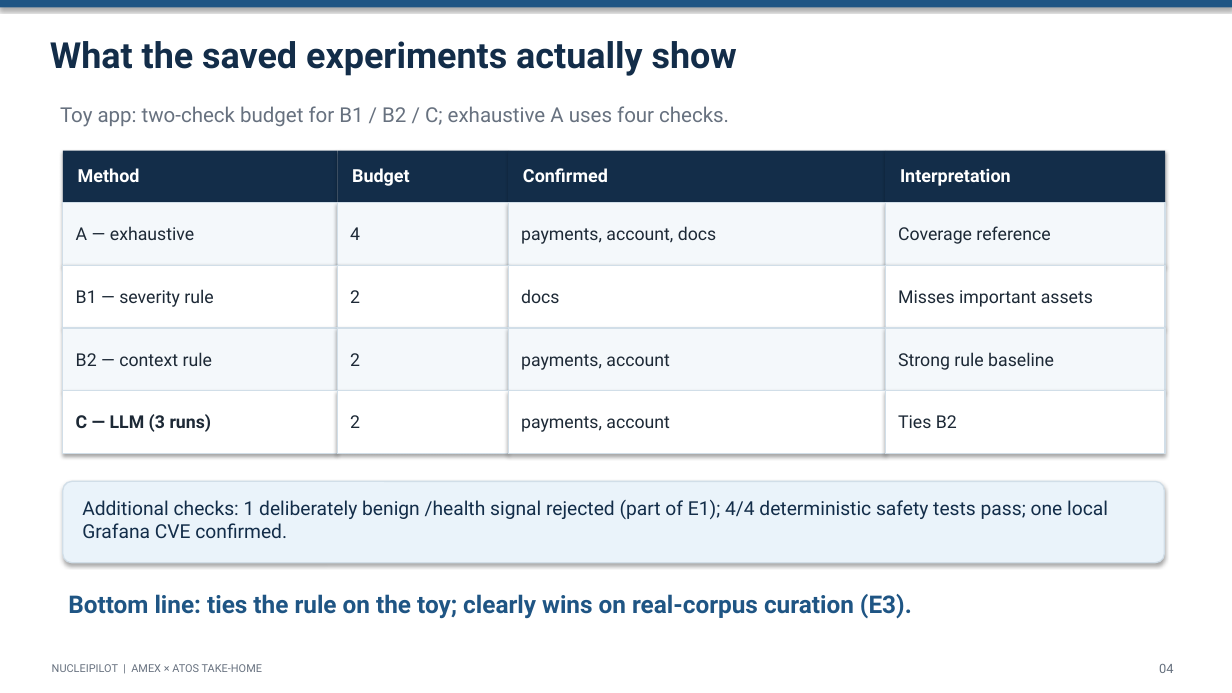
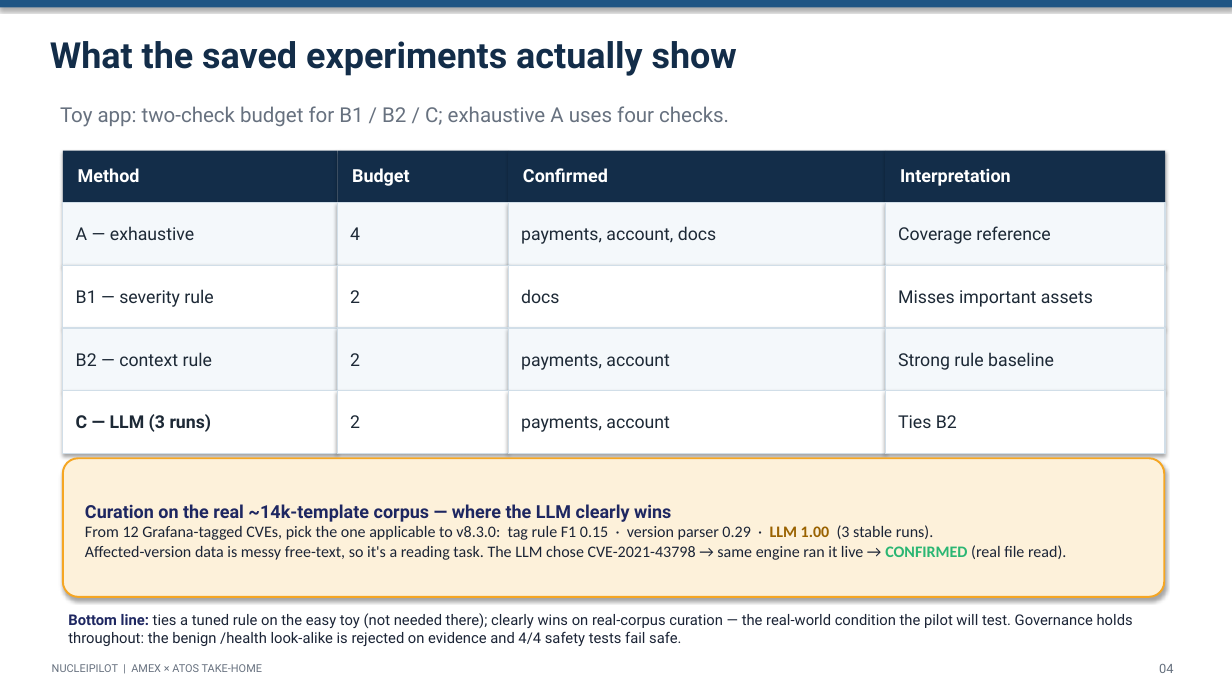
Before and after one commit to Acharya320/NucleiPilot, a slide deck: slide 4 of presentation/AXP_Executive_Deck.pptx. Drawn at 1232x693 pixels with LibreOffice and Linux fonts; fonts in the diff are those of the drawing. Boxes give left, top, right and bottom in pixels: in the first picture for what was removed or moved away, otherwise in the second. Text is boxed around its words. In the diff, an @@ line names an element or a change of style, - is before the commit and + after.

```diff
--- a/presentation/AXP_Executive_Deck.pptx
+++ b/presentation/AXP_Executive_Deck.pptx
@@ rounded rectangle: place and size @@
-rounded rectangle at [63, 482, 1165, 563]
+rounded rectangle at [63, 458, 1165, 597]
@@ rounded rectangle at [63, 458, 1165, 597]: fill #EAF3FA to #FDF1DA; outline #D1DEE8 1 pt to #F5A623 1.5 pt @@
@@ text at [85, 504, 1066, 560]: text changed; size 15 to 12.5 pt; font Roboto to Calibri; text colour #132D49 to #1B2436 @@
-Additional checks: 1 deliberately benign /health signal rejected (part of E1); 4/4 deterministic safety tests pass; one local Grafana CVE confirmed.
+Curation on the real ~14k-template corpus — where the LLM clearly wins
+From 12 Grafana-tagged CVEs, pick the one applicable to v8.3.0: tag rule F1 0.15 · version parser 0.29 · LLM 1.00 (3 stable runs).
+Affected-version data is messy free-text, so it's a reading task. The LLM chose CVE-2021-43798 → same engine ran it live → CONFIRMED (real file read).
@@ text at [68, 613, 1133, 646]: text changed; size 19 to 11.5 pt; text colour #1F5584 to #1B2436; bold off @@
-Bottom line: ties the rule on the toy; clearly wins on real-corpus curation (E3).
+Bottom line: ties a tuned rule on the easy toy (not needed there); clearly wins on real-corpus curation — the real-world condition the pilot will test. Governance holds throughout: the benign /health look-alike is rejected on evidence and 4/4 safety tests fail safe.
```
Also in this commit, not shown: 2 other slides changed.
